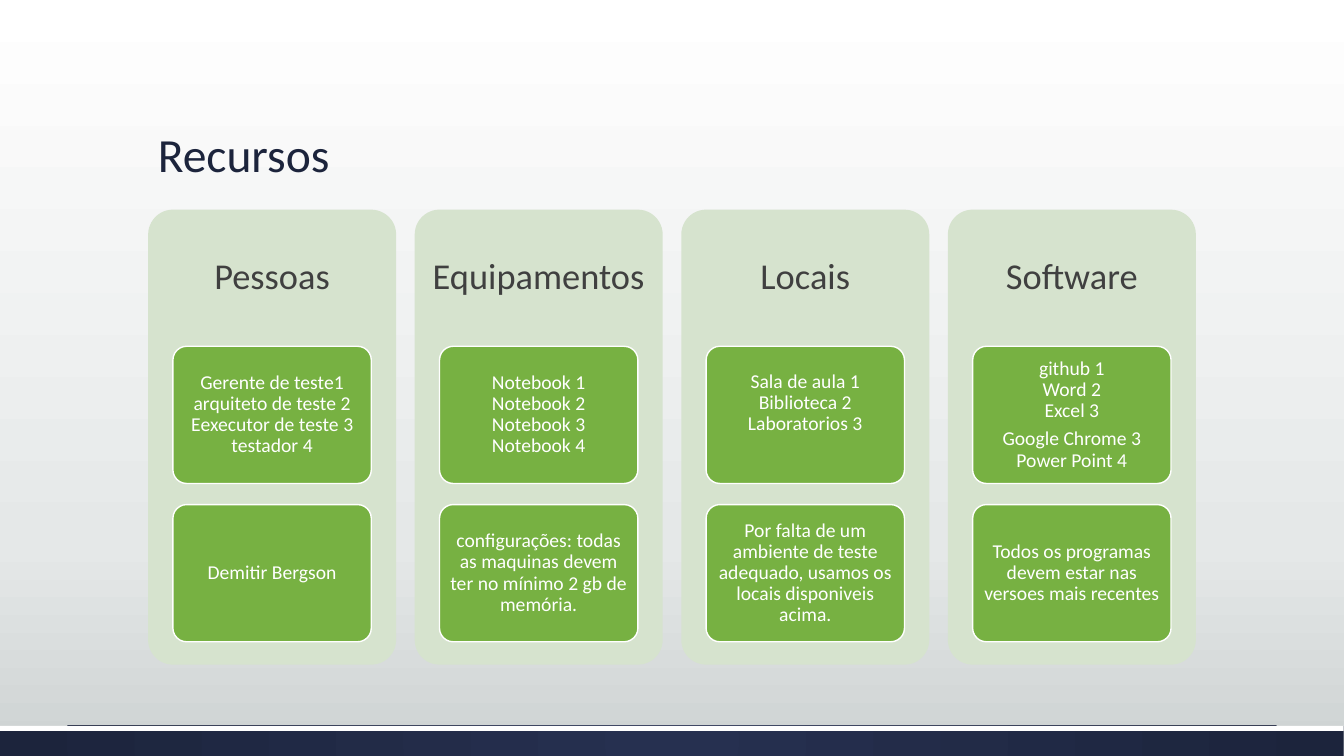
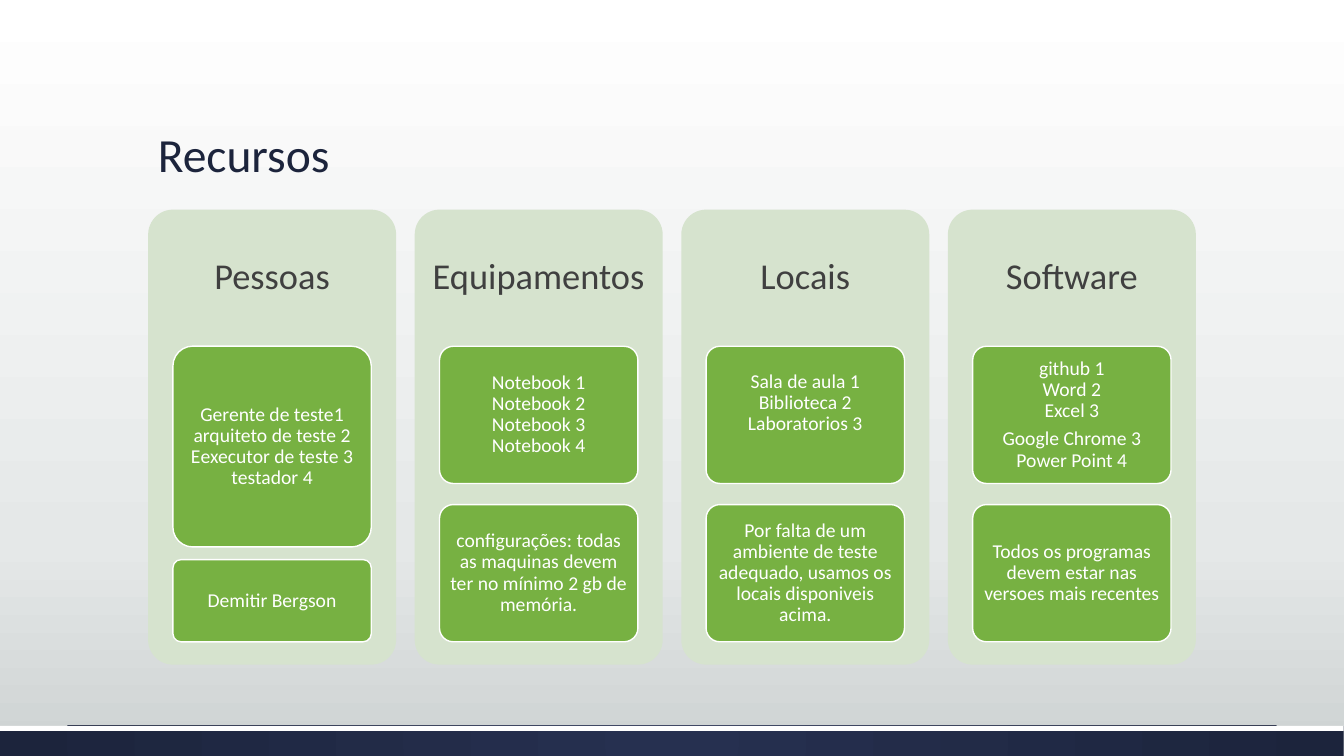
Before and after one commit to josimarpe/SIB, a slide deck: slide 11 of Requisitos/Plano de Projeto 1.pptx. Drawn at 1344x756 pixels with LibreOffice and Linux fonts; fonts in the diff are those of the drawing. Boxes give left, top, right and bottom in pixels: in the first picture for what was removed or moved away, otherwise in the second. Text is boxed around its words. In the diff, an @@ line names an element or a change of style, - is before the commit and + after.

```diff
--- a/Requisitos/Plano de Projeto 1.pptx
+++ b/Requisitos/Plano de Projeto 1.pptx
@@ rounded rectangle: place and size @@
-rounded rectangle at (173,347,372,484)
+rounded rectangle at (173,346,372,546)
@@ text "Gerente de teste1 arquiteto de ...": place and size @@
-text "Gerente de teste1 arquiteto de ..." at (191,375,353,452)
+text "Gerente de teste1 arquiteto de ..." at (191,407,353,484)
@@ rounded rectangle: place and size @@
-rounded rectangle at (173,505,372,642)
+rounded rectangle at (173,560,372,642)
@@ text "Demitir Bergson": place and size @@
-text "Demitir Bergson" at (208,565,337,583)
+text "Demitir Bergson" at (208,593,337,611)
```
Also in this commit, not shown: 5 other slides changed, 1 slide removed.
